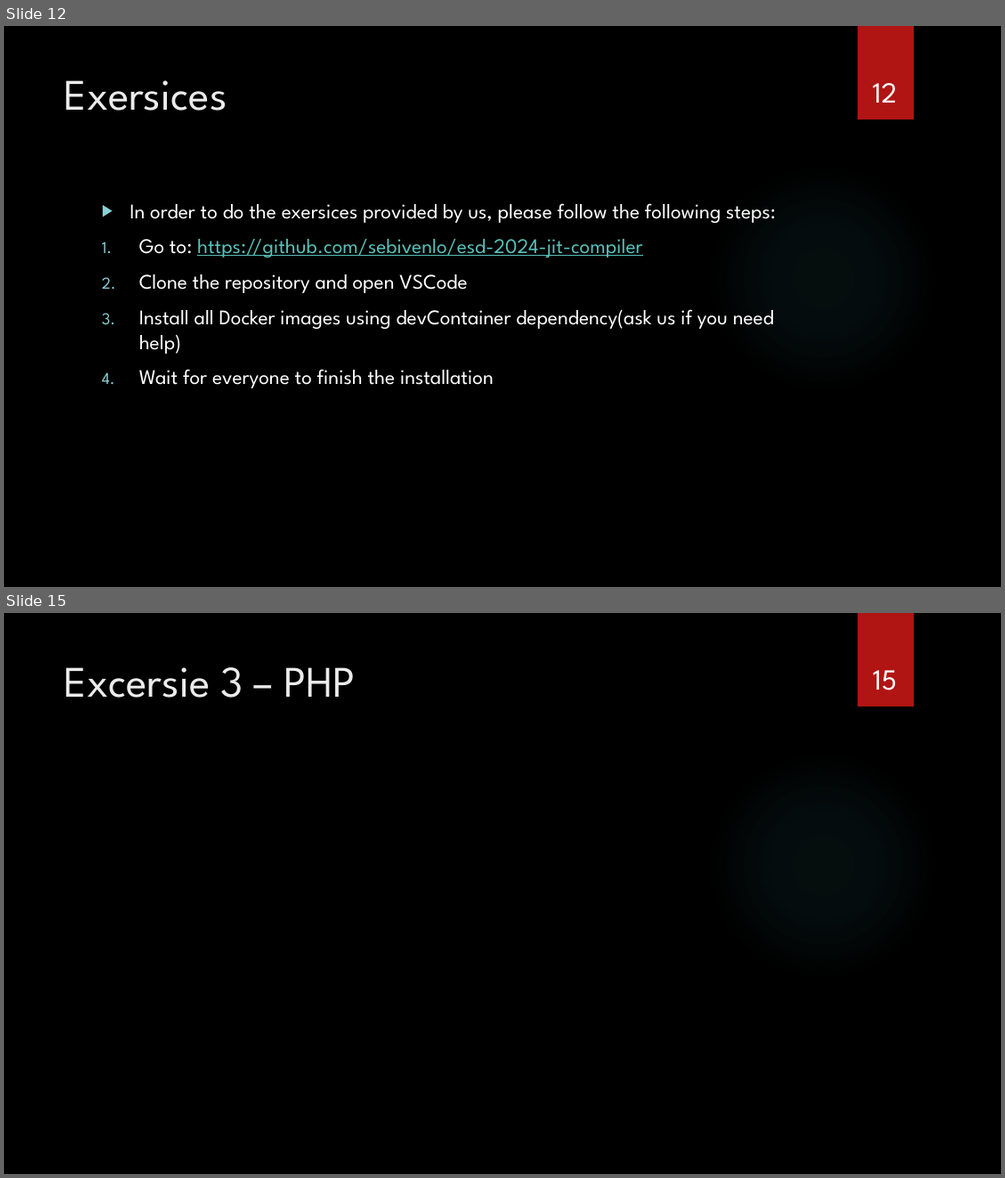
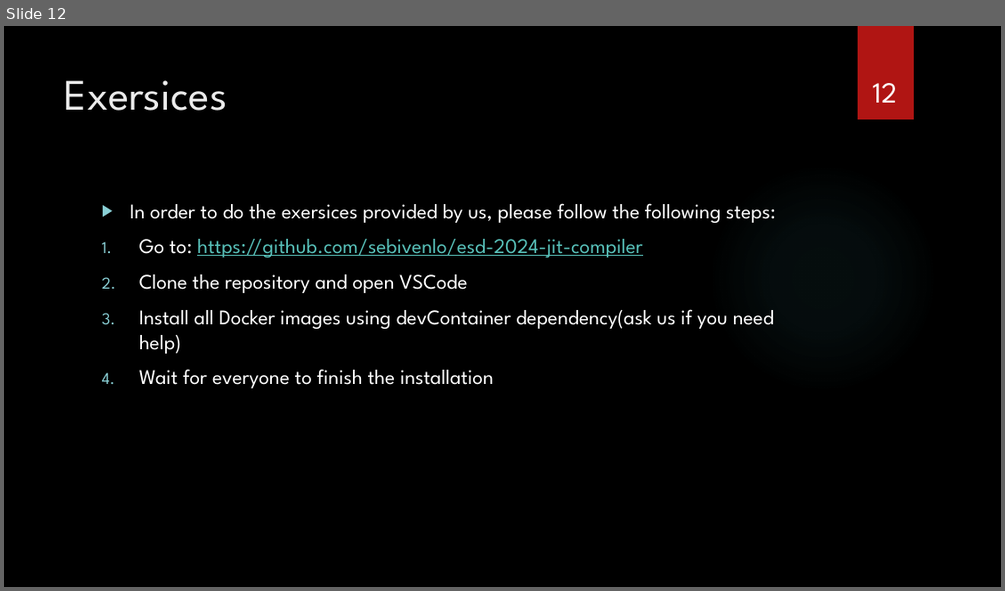
Before and after one commit to sebivenlo/esd-2024-jit-compiler, a slide deck: documents/presentation/presentation jit compiler.pptx. Shown one above the other, each under a label of ours: slides 12 and 15 before the commit, slide 12 after it; the slides between them are not shown. The pictures are 1005x1178 and 1005x591 pixels, drawn with LibreOffice and Linux fonts; fonts in the diff are those of the drawing; background and template pictures are left out. Boxes give left, top, right and bottom in pixels: in the first picture for what was removed or moved away, otherwise in the second. Text is boxed around its words. In the diff, an @@ line names an element or a change of style, - is before the commit and + after.

```diff
--- a/documents/presentation/presentation jit compiler.pptx
+++ b/documents/presentation/presentation jit compiler.pptx
@@ slide 15 removed at (4,613,1001,1174), background picture (left out); not listed: 2 template elements that a slide beside it also shows @@
@@ title removed at (65,667,356,698) @@
-Excersie 3 – PHP
@@ page number removed at (873,670,897,690) @@
-15
```
Also in this commit, not shown: 3 slides changed, 1 slide added, 3 other slides removed, 1 other file.
